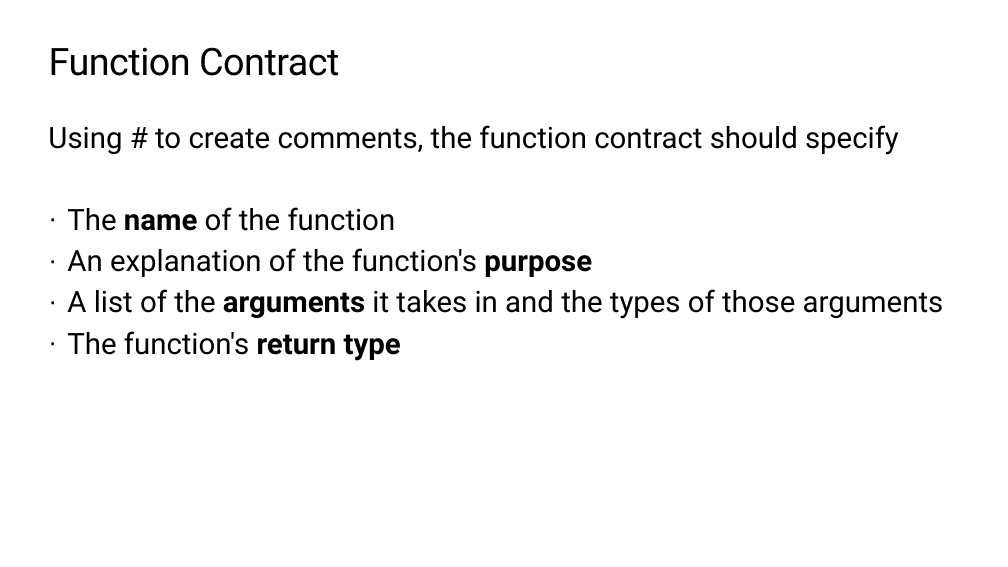
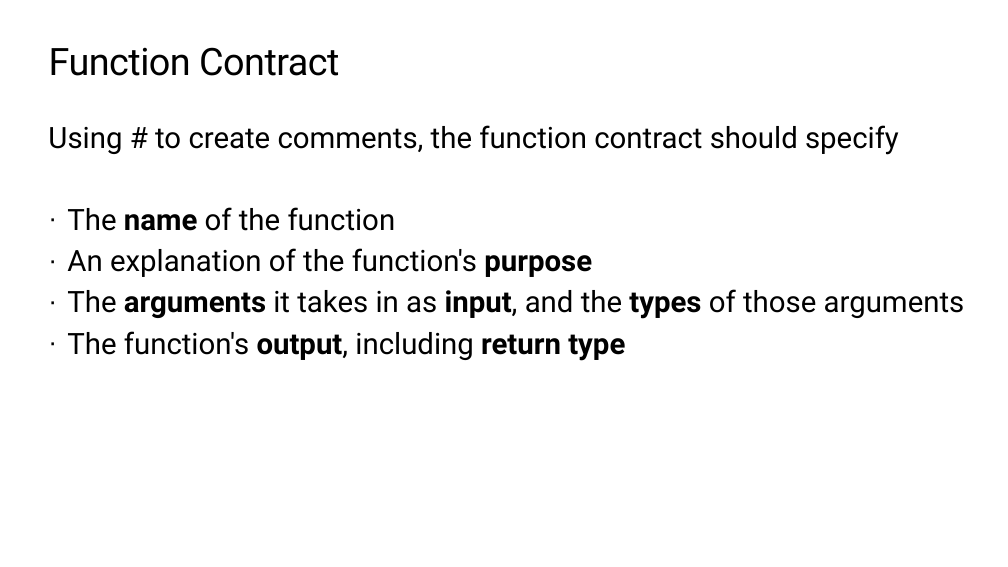
Before and after one commit to TEALSK12/2nd-semester-introduction-to-computer-science, a slide deck: slide 14 of units/3_unit/slidedecks/Intro Python 3.02 TEALS.pptx. Drawn at 1008x567 pixels with LibreOffice and Linux fonts; fonts in the diff are those of the drawing; background and template pictures are left out. Boxes give left, top, right and bottom in pixels: in the first picture for what was removed or moved away, otherwise in the second. Text is boxed around its words. In the diff, an @@ line names an element or a change of style, - is before the commit and + after.

```diff
--- a/units/3_unit/slidedecks/Intro Python 3.02 TEALS.pptx
+++ b/units/3_unit/slidedecks/Intro Python 3.02 TEALS.pptx
@@ text at [67,289,965,361]: text changed @@
-· A list of the arguments it takes in and the types of those arguments
-· The function's return type
+· The arguments it takes in as input, and the types of those arguments
+· The function's output, including return type
```
Also in this commit, not shown: 2 other slides changed, 11 other files.
